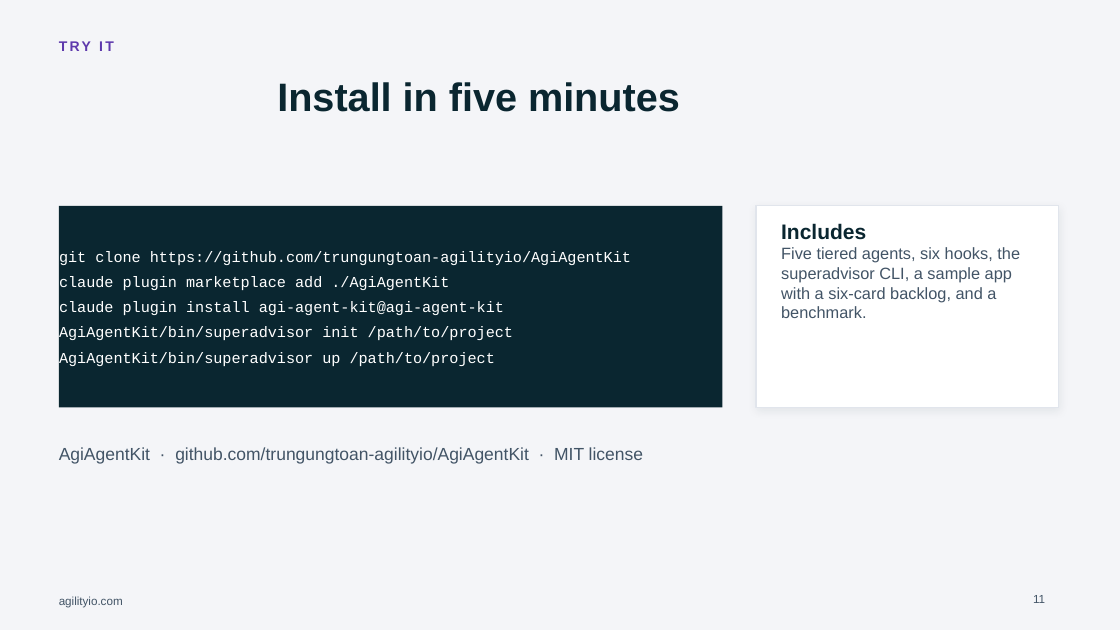
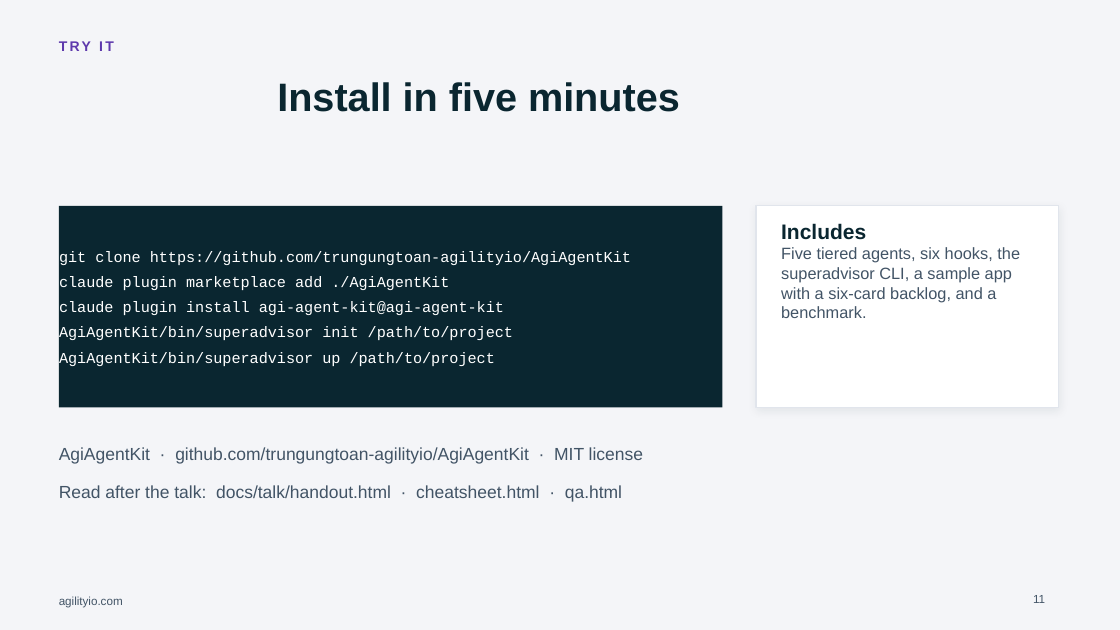
Before and after one commit to trungungtoan-agilityio/AgiAgentKit, a slide deck: slide 11 of docs/talk/Session-Superadvisor-AgilityIO.pptx. Drawn at 1120x630 pixels with LibreOffice and Linux fonts; fonts in the diff are those of the drawing; background and template pictures are left out. Boxes give left, top, right and bottom in pixels: in the first picture for what was removed or moved away, otherwise in the second. Text is boxed around its words. In the diff, an @@ line names an element or a change of style, - is before the commit and + after.

```diff
--- a/docs/talk/Session-Superadvisor-AgilityIO.pptx
+++ b/docs/talk/Session-Superadvisor-AgilityIO.pptx
@@ text added at box(59, 485, 622, 502), 15 pt, text #425466 @@
+Read after the talk: docs/talk/handout.html · cheatsheet.html · qa.html
```
Also in this commit, not shown: 1 other file.
